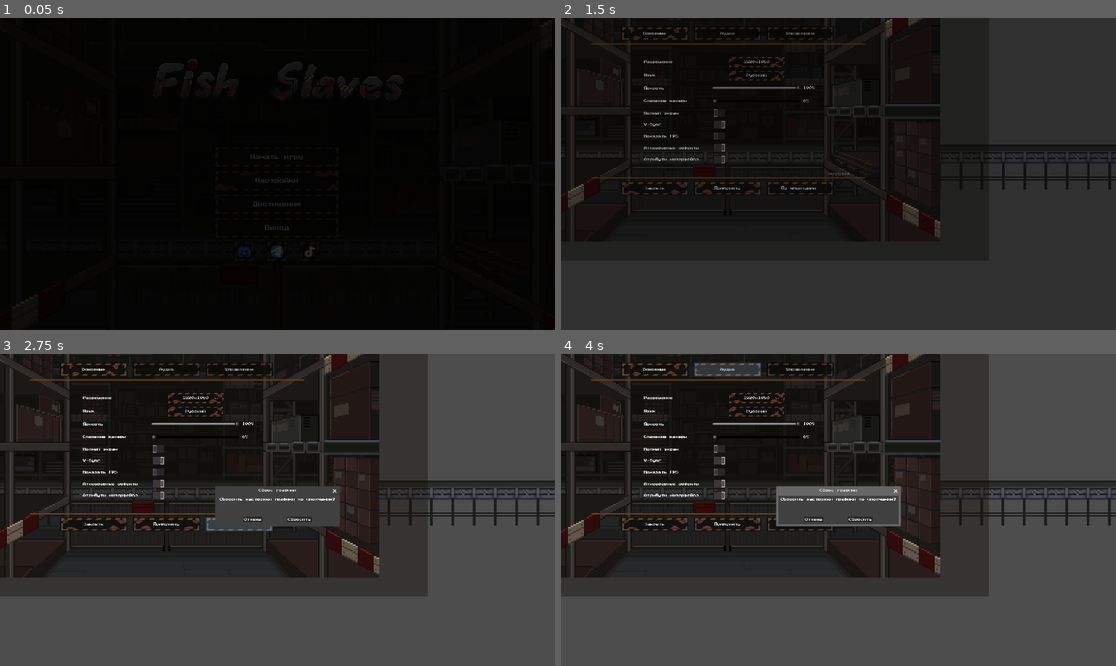
Above: before the commit, frames 1-4 (two rows, left to right).
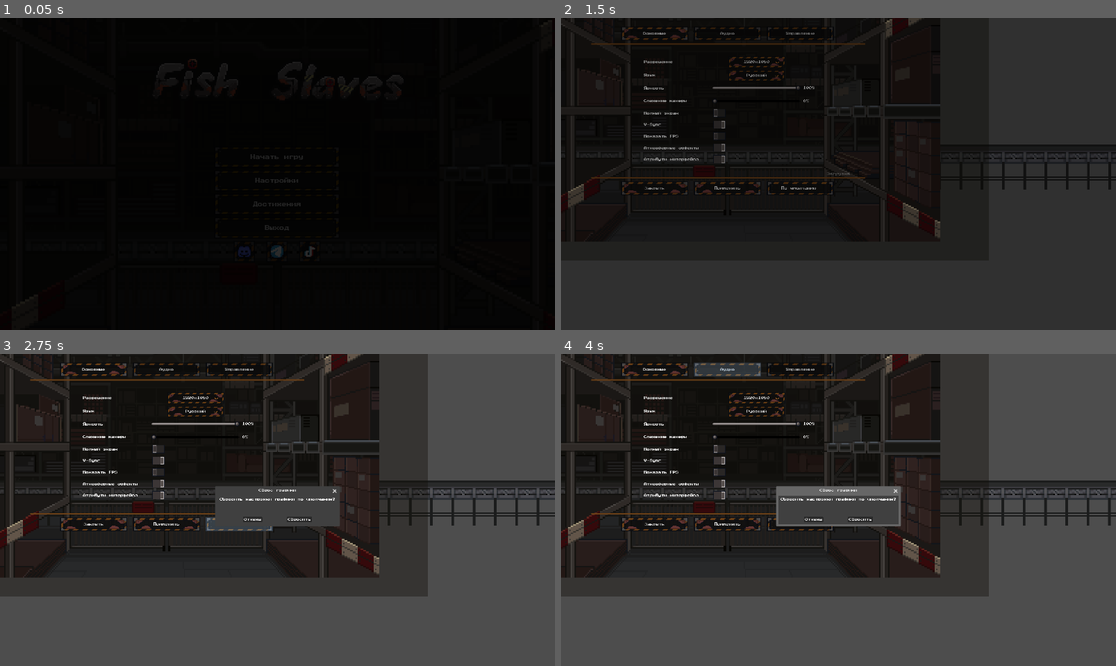
Above: after the commit, the same moments.

Repository: farisepi/fishhuyc
Game: Godot game, scene res://Fish Slaves/Base/Scenes/Menus/MainMenus/MainMenuFactory.tscn
Same seed, same stepped clock (60 frames per second), same inputs: the game is played once before the commit and once after it. This scene is started directly instead of the project's main scene. Sound files missing from this copy of the repository are replaced by a short silence.
Inputs:
- Up to frame 1 (0.05 s): no input
- Up to frame 2 (1.5 s): click "Настройки" at 0.5 s; click "Достижения" at 1.25 s
- Up to frame 3 (2.75 s): click "По умолчанию" at 2 s
- Up to frame 4 (4 s): click "Основные" at 2.75 s; click "Аудио" at 3.5 s

The runs differ from the first frame. In frame 2, less than 0.1% of the frame differs, in the area x 11-36%, y 3-57%; in frame 3, less than 0.1%; in frame 4, less than 0.1%.

Commit message:
мелкие фиксы

Diff:
--- a/Fish Slaves/Base/Scenes/Levels/Act1AquariumLevel.tscn
+++ b/Fish Slaves/Base/Scenes/Levels/Act1AquariumLevel.tscn
@@ -16,6 +16,7 @@
 [ext_resource type="StyleBox" uid="uid://deevbbukdau1k" path="res://Fish Slaves/Textures/Interface/MenuButtons/SmallMenuButtons/SmallAquariumMenuButtons/SmallAquariumMenuButtonHover.tres" id="13_fljlw"]
 [ext_resource type="Script" uid="uid://dnrp3q15e0g45" path="res://Fish Slaves/Base/Scripts/Overlay/Interface/FpsCounter.gd" id="13_yp00i"]
 [ext_resource type="Texture2D" uid="uid://b2wmgpjxxaku" path="res://Fish Slaves/Textures/Effects/MainMenuButtonAttributes/ButtonAcuariumMenuSeaweed/AllButtonAcuariumMenuSeaweed/ButtonAcuariumMenuSeaweed.png" id="15_5vwn5"]
+[ext_resource type="Texture2D" uid="uid://cqyn362hw4xpp" path="res://Fish Slaves/Textures/Interface/PauseMenuFraming/AquariumPauseMenuFraming.png" id="15_yijt6"]
 [ext_resource type="Shader" uid="uid://cs2m8xm2kgfwq" path="res://Fish Slaves/Base/Shaders/Act1AquariumLevelShaders/Act1LaboratoryShader.gdshader" id="19_0a6ic"]
 [ext_resource type="AudioStream" uid="uid://b08yppwyfe6qi" path="res://Fish Slaves/Sounds/Music/Act1Music/Act1AquariumMusic.mp3" id="19_whdfm"]
 [ext_resource type="Texture2D" uid="uid://brwyrfgj6g55f" path="res://Fish Slaves/Textures/Interface/KeyboardKeys/KeyboardKeysPressed/EKeyboardKeyPressed.tres" id="19_x2xif"]
@@ -631,7 +632,6 @@
 [node name="Pausemenu" type="CanvasLayer" parent="." unique_id=882379461]
 process_mode = 2
 layer = 2
-visible = false
 script = ExtResource("9_s01hn")
 
 [node name="ColorRect" type="ColorRect" parent="Pausemenu" unique_id=1674113058]
@@ -728,6 +728,9 @@
 position = Vector2(90, 27.5)
 scale = Vector2(1.4634155, 1.964286)
 texture = ExtResource("15_5vwn5")
+
+[node name="Sprite2D" type="Sprite2D" parent="Pausemenu" unique_id=1785295766]
+texture = ExtResource("15_yijt6")
 
 [node name="TileMapLayer" type="TileMapLayer" parent="." unique_id=177164233]
 visible = false
--- a/Fish Slaves/Base/Scenes/Levels/Act3HallwayLevel.tscn
+++ b/Fish Slaves/Base/Scenes/Levels/Act3HallwayLevel.tscn
@@ -10,6 +10,7 @@
 [ext_resource type="Texture2D" uid="uid://dopqa6mhab0x8" path="res://Fish Slaves/Textures/Tiles/Act3Tiles/Act3Chest.png" id="8_vcpp2"]
 [ext_resource type="Texture2D" uid="uid://bx6bpah2olcgt" path="res://Fish Slaves/Textures/Tiles/Act3Tiles/Act3Shelf1.png" id="10_vcpp2"]
 [ext_resource type="Script" uid="uid://cnn6goonj3jd2" path="res://Fish Slaves/Base/Scripts/Player/PlayerMechaFish/PlayerMechaFishCamera.gd" id="15_wsnn3"]
+[ext_resource type="Texture2D" uid="uid://d2p5uyud5butg" path="res://Fish Slaves/Textures/Interface/PauseMenuFraming/FactoryPauseMenuFraming.png" id="16_wos72"]
 [ext_resource type="PackedScene" uid="uid://8ssopim30utx" path="res://Fish Slaves/Base/Scenes/Player/DeathZone.tscn" id="17_cu5p6"]
 [ext_resource type="StyleBox" uid="uid://dflds4xbh3rnm" path="res://Fish Slaves/Textures/Interface/MenuButtons/SmallMenuButtons/SmallFactoryMenuButtons/SmallFactoryMenuButtonNormal.tres" id="19_u6mdv"]
 [ext_resource type="StyleBox" uid="uid://cdb508kt3onl1" path="res://Fish Slaves/Textures/Interface/MenuButtons/SmallMenuButtons/SmallFactoryMenuButtons/SmallFactoryMenuButtonPressed.tres" id="20_muljq"]
@@ -1659,10 +1660,10 @@
 script = ExtResource("21_ktap7")
 
 [node name="ColorRect" type="ColorRect" parent="Pausemenu" unique_id=1142893149]
-offset_left = -1464.0
-offset_top = -648.0
-offset_right = 2600.0
-offset_bottom = 1648.0
+offset_left = -1436.0
+offset_top = -639.0
+offset_right = 2628.0
+offset_bottom = 1657.0
 color = Color(0, 0, 0, 0.69803923)
 
 [node name="ContinueButton" type="Button" parent="Pausemenu" unique_id=141743644]
@@ -1753,6 +1754,11 @@
 scale = Vector2(2.5714288, 3.1111085)
 texture = ExtResource("22_u6mdv")
 
+[node name="Sprite2D" type="Sprite2D" parent="Pausemenu" unique_id=1196644957]
+position = Vector2(575.99994, 324)
+scale = Vector2(3.9999993, 4)
+texture = ExtResource("16_wos72")
+
 [node name="CanvasLayer" type="CanvasLayer" parent="." unique_id=1690086491]
 layer = 10
 
--- a/Fish Slaves/Base/Scenes/Menus/AchievementMenus/AchievementsMenuFactory.tscn
+++ b/Fish Slaves/Base/Scenes/Menus/AchievementMenus/AchievementsMenuFactory.tscn
@@ -92,7 +92,7 @@
 
 [node name="Banner" type="Sprite2D" parent="AchievementsScroll/AchievementsList/CoffeeAchievement" unique_id=1068077002]
 position = Vector2(384, 36.5)
-scale = Vector2(1.77, 1.694)
+scale = Vector2(2.06, 1.972)
 texture = ExtResource("9_banner")
 
 [node name="Icon" type="TextureRect" parent="AchievementsScroll/AchievementsList/CoffeeAchievement" unique_id=979843535]
@@ -136,7 +136,7 @@
 
 [node name="Banner" type="Sprite2D" parent="AchievementsScroll/AchievementsList/FlashbackAchievement" unique_id=1185654276]
 position = Vector2(384, 36.5)
-scale = Vector2(1.77, 1.694)
+scale = Vector2(2.06, 1.972)
 texture = ExtResource("9_banner")
 
 [node name="Icon" type="TextureRect" parent="AchievementsScroll/AchievementsList/FlashbackAchievement" unique_id=1031159700]
@@ -180,7 +180,7 @@
 
 [node name="Banner" type="Sprite2D" parent="AchievementsScroll/AchievementsList/PopStarAchievement" unique_id=570716668]
 position = Vector2(384, 36.5)
-scale = Vector2(1.77, 1.694)
+scale = Vector2(2.06, 1.972)
 texture = ExtResource("9_banner")
 
 [node name="Icon" type="TextureRect" parent="AchievementsScroll/AchievementsList/PopStarAchievement" unique_id=1234881157]
@@ -235,7 +235,7 @@
 
 [node name="Banner" type="Sprite2D" parent="AchievementsScroll/AchievementsList/RebelAchievement" unique_id=690562737]
 position = Vector2(384, 36.5)
-scale = Vector2(1.77, 1.694)
+scale = Vector2(2.06, 1.972)
 texture = ExtResource("9_banner")
 
 [node name="Icon" type="TextureRect" parent="AchievementsScroll/AchievementsList/RebelAchievement" unique_id=1259494956]
@@ -290,7 +290,7 @@
 
 [node name="Banner" type="Sprite2D" parent="AchievementsScroll/AchievementsList/AcrobatAchievement" unique_id=2093037190]
 position = Vector2(384, 36.5)
-scale = Vector2(1.77, 1.694)
+scale = Vector2(2.06, 1.972)
 texture = ExtResource("9_banner")
 
 [node name="Icon" type="TextureRect" parent="AchievementsScroll/AchievementsList/AcrobatAchievement" unique_id=405481421]
@@ -350,8 +350,8 @@
 
 [node name="Rust" type="Sprite2D" parent="ResetButton" unique_id=1079504260]
 visible = false
-position = Vector2(116, 24)
-scale = Vector2(2.6285717, 2.6285717)
+position = Vector2(116, 23.499992)
+scale = Vector2(3.314286, 2.6111124)
 texture = ExtResource("10_rust")
 
 [node name="BackButton" type="Button" parent="." unique_id=163284100]
@@ -368,8 +368,8 @@
 
 [node name="Rust" type="Sprite2D" parent="BackButton" unique_id=1259849968]
 visible = false
-position = Vector2(116, 24)
-scale = Vector2(2.6285717, 2.6285717)
+position = Vector2(115.99996, 23.500006)
+scale = Vector2(3.3142846, 2.6111114)
 texture = ExtResource("10_rust")
 
 [node name="Camera2D" type="Camera2D" parent="." unique_id=1869397152]
--- a/Fish Slaves/Base/Scenes/Menus/MainMenus/MainMenuFactory.tscn
+++ b/Fish Slaves/Base/Scenes/Menus/MainMenus/MainMenuFactory.tscn
@@ -102,6 +102,7 @@
 "
 
 [node name="Rust" type="Sprite2D" parent="SettingsButton" unique_id=526235553]
+visible = false
 position = Vector2(130, 21.999996)
 scale = Vector2(2.1666663, 1.8333342)
 texture = ExtResource("6_8nuso")
--- a/Fish Slaves/Base/Scenes/Menus/SaveMenus/SavesMenuFactory.tscn
+++ b/Fish Slaves/Base/Scenes/Menus/SaveMenus/SavesMenuFactory.tscn
@@ -167,9 +167,8 @@
 text = "Назад"
 
 [node name="Rust" type="Sprite2D" parent="BackButton" unique_id=1840574675]
-visible = false
-position = Vector2(116, 24)
-scale = Vector2(2.6285717, 2.6285717)
+position = Vector2(115.999985, 23.500006)
+scale = Vector2(3.314285, 2.6111114)
 texture = ExtResource("10_rust_small")
 
 [node name="Camera2D" type="Camera2D" parent="." unique_id=1508640523]
--- a/Fish Slaves/Base/Scenes/Menus/SettingMenus/SettingsMenuAquarium.tscn
+++ b/Fish Slaves/Base/Scenes/Menus/SettingMenus/SettingsMenuAquarium.tscn
@@ -45,6 +45,7 @@
 [node name="BG" parent="." unique_id=1653505568 instance=ExtResource("2_cxufn")]
 
 [node name="GraphicsPage" type="Control" parent="." unique_id=815704850]
+visible = false
 anchors_preset = 0
 offset_left = 8.0
 offset_top = 8.0
@@ -81,8 +82,8 @@
 
 [node name="Seaweed" type="Sprite2D" parent="GraphicsPage/ResolutionButton" unique_id=2098690276]
 visible = false
-position = Vector2(98.49997, 19.49999)
-scale = Vector2(1.6016263, 1.3928567)
+position = Vector2(98.99996, 19.49999)
+scale = Vector2(1.6097562, 1.3928567)
 texture = ExtResource("7_xpquy")
 
 [node name="LanguageLabel" type="Label" parent="GraphicsPage" unique_id=2025691448]
@@ -109,8 +110,8 @@
 
 [node name="Seaweed" type="Sprite2D" parent="GraphicsPage/LanguageOption" unique_id=2066254607]
 visible = false
-position = Vector2(98.49999, 20.00001)
-scale = Vector2(1.6016266, 1.4285724)
+position = Vector2(98.99996, 20.00001)
+scale = Vector2(1.6097562, 1.4285724)
 texture = ExtResource("7_xpquy")
 
 [node name="BrightnessLabel" type="Label" parent="GraphicsPage" unique_id=2089159619]
@@ -352,8 +353,13 @@
 theme_override_styles/disabled = ExtResource("10_nmydp")
 text = "Стандартный"
 
+[node name="Seaweed" type="Sprite2D" parent="AudioPage/DynamicRangeOption" unique_id=1535275608]
+visible = false
+position = Vector2(98.99994, 19.49999)
+scale = Vector2(1.6097559, 1.3928567)
+texture = ExtResource("7_xpquy")
+
 [node name="ControlsPage" type="Control" parent="." unique_id=1028448608]
-visible = false
 anchors_preset = 0
 offset_left = -3.0
 offset_top = -1.0
--- a/Fish Slaves/Base/Scenes/Menus/SettingMenus/SettingsMenuFactory.tscn
+++ b/Fish Slaves/Base/Scenes/Menus/SettingMenus/SettingsMenuFactory.tscn
@@ -71,7 +71,6 @@
 text = "1920x1080"
 
 [node name="Rust" type="Sprite2D" parent="GraphicsPage/ResolutionButton" unique_id=662778676]
-visible = false
 position = Vector2(98.5, 19.500002)
 scale = Vector2(2.8428564, 2.277778)
 texture = ExtResource("6_ncwmy")
@@ -99,7 +98,6 @@
 text = "Русский"
 
 [node name="Rust" type="Sprite2D" parent="GraphicsPage/LanguageOption" unique_id=774002643]
-visible = false
 position = Vector2(98.00001, 18.500002)
 scale = Vector2(2.8285718, 2.1666677)
 texture = ExtResource("6_ncwmy")
@@ -599,8 +597,8 @@
 
 [node name="Rust" type="Sprite2D" parent="ApplyButton" unique_id=1818939536]
 visible = false
-position = Vector2(116, 23.5)
-scale = Vector2(3.3, 2.6)
+position = Vector2(116.000015, 23.5)
+scale = Vector2(3.3142858, 2.6)
 texture = ExtResource("6_ncwmy")
 
 [node name="DefaultButton" type="Button" parent="." unique_id=2024975690]
@@ -614,10 +612,10 @@
 theme_override_styles/hover = ExtResource("5_x1v54")
 text = "По умолчанию "
 
-[node name="Rust" type="Sprite2D" parent="DefaultButton" unique_id=1854672207]
-visible = false
-position = Vector2(116, 23.5)
-scale = Vector2(3.3, 2.6)
+[node name="Rust" type="Sprite2D" parent="DefaultButton" unique_id=212424087]
+visible = false
+position = Vector2(116.000015, 23.5)
+scale = Vector2(3.3142858, 2.6)
 texture = ExtResource("6_ncwmy")
 
 [node name="GeneralTab" type="Button" parent="." unique_id=785485694]
@@ -633,10 +631,10 @@
 "
 icon_alignment = 1
 
-[node name="Rust" type="Sprite2D" parent="GeneralTab" unique_id=69871974]
-visible = false
-position = Vector2(116, 24)
-scale = Vector2(2.6285717, 2.6285717)
+[node name="Rust" type="Sprite2D" parent="GeneralTab" unique_id=1921215952]
+visible = false
+position = Vector2(116.000015, 23.5)
+scale = Vector2(3.3142858, 2.6)
 texture = ExtResource("6_ncwmy")
 
 [node name="AudioTab" type="Button" parent="." unique_id=931140739]
@@ -651,10 +649,10 @@
 text = "Аудио"
 icon_alignment = 1
 
-[node name="Rust" type="Sprite2D" parent="AudioTab" unique_id=2061070067]
-visible = false
-position = Vector2(116, 24)
-scale = Vector2(2.6285717, 2.6285717)
+[node name="Rust" type="Sprite2D" parent="AudioTab" unique_id=910640386]
+visible = false
+position = Vector2(116.000015, 23.5)
+scale = Vector2(3.3142858, 2.6)
 texture = ExtResource("6_ncwmy")
 
 [node name="ControlsTab" type="Button" parent="." unique_id=968413340]
@@ -669,10 +667,10 @@
 text = "Управление"
 icon_alignment = 1
 
-[node name="Rust" type="Sprite2D" parent="ControlsTab" unique_id=2144620025]
-visible = false
-position = Vector2(116, 24)
-scale = Vector2(2.6285717, 2.6285717)
+[node name="Rust" type="Sprite2D" parent="ControlsTab" unique_id=1616629488]
+visible = false
+position = Vector2(116.000015, 23.5)
+scale = Vector2(3.3142858, 2.6)
 texture = ExtResource("6_ncwmy")
 
 [node name="BackButton" type="Button" parent="." unique_id=1884264781]
@@ -687,10 +685,10 @@
 text = "Закрыть
 "
 
-[node name="Rust" type="Sprite2D" parent="BackButton" unique_id=2043829708]
-visible = false
-position = Vector2(116, 24)
-scale = Vector2(3.3, 2.6)
+[node name="Rust" type="Sprite2D" parent="BackButton" unique_id=252346254]
+visible = false
+position = Vector2(116.000015, 23.5)
+scale = Vector2(3.3142858, 2.6)
 texture = ExtResource("6_ncwmy")
 
 [node name="FPSCounter" type="Label" parent="." unique_id=645757073]
